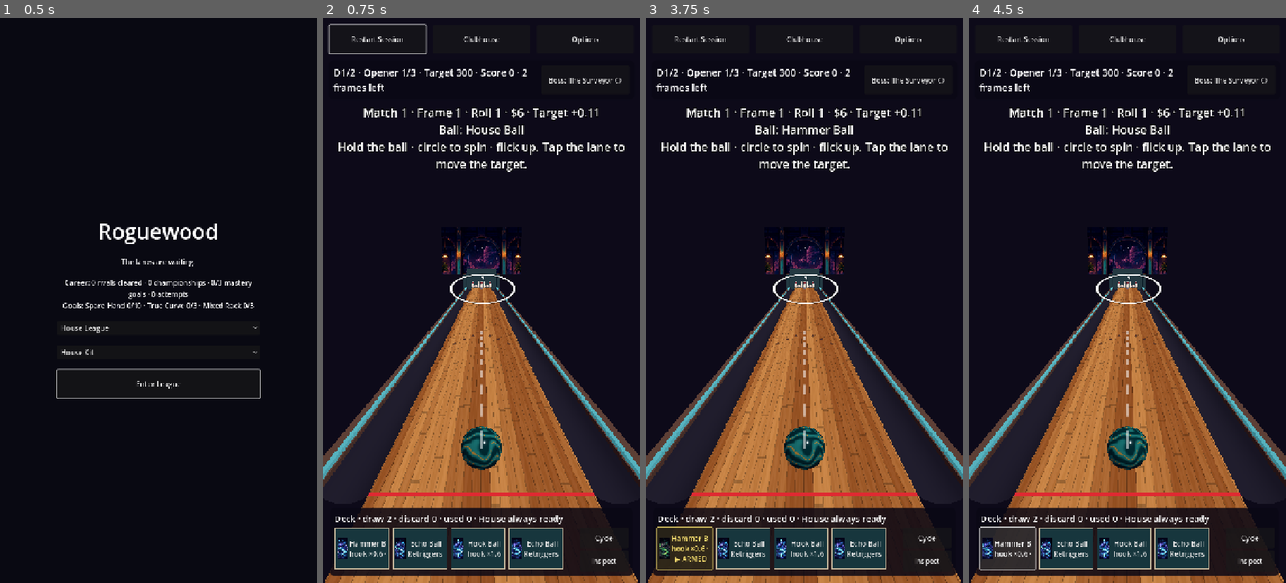
Above: before the commit, frames 1-4 (left to right).
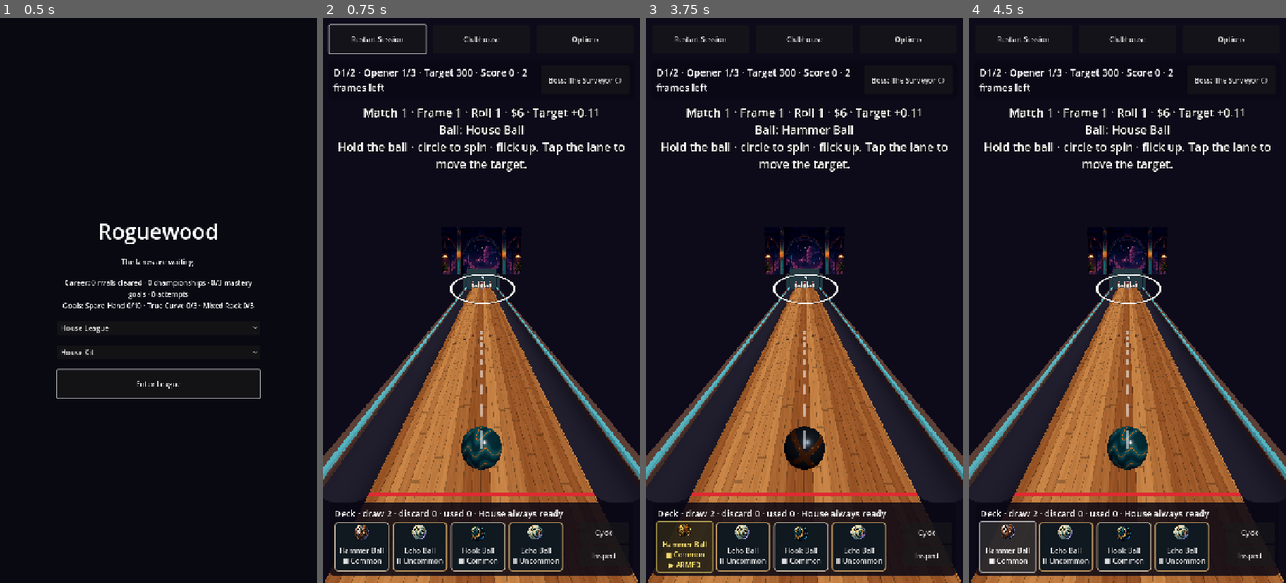
Above: after the commit, the same moments.

Repository: khoix/Roguewood
Game: Godot game, scene res://src/bootstrap/bootstrap.tscn
Two runs of this game, one before a commit and one after it. Both use one fixed random seed, a clock stepped at 60 frames per second and the inputs below.
Inputs:
- Up to frame 1 (0.5 s): no input
- Up to frame 2 (0.75 s): click "Enter League" at 0.5 s
- Up to frame 3 (3.75 s): click "Restart Session" at 1.25 s; click "Restart Session" at 2 s; click "Restart Session" at 2.75 s; click "Hammer Ball hook ×0.6 · mass …" (after the commit: "Hammer Ball ■ Common") at 3.5 s
- Up to frame 4 (4.5 s): click "Hammer Ball hook ×0.6 · mass …" (after the commit: "Hammer Ball ■ Common ▶ ARMED") at 4.25 s

Frame 1 is identical in both runs. In frame 2, 7.2% of the frame differs, in the area x 3-93%, y 72-98%; in frame 3, 6.8%; in frame 4, 6.6%.

Commit message:
feat: checkpoint E19-A01 ball identities and presentation asset bindings

Diff:
--- /dev/null
+++ b/assets/items/balls/echo-card.tres
@@ -0,0 +1,8 @@
+[gd_resource type="AtlasTexture" load_steps=2 format=3]
+
+[ext_resource type="Texture2D" path="res://assets/items/balls/a01-source.png" id="1"]
+
+[resource]
+atlas = ExtResource("1")
+region = Rect2(640, 640, 640, 640)
+filter_clip = true
--- /dev/null
+++ b/assets/items/balls/echo-frame.tres
@@ -0,0 +1,17 @@
+[gd_resource type="StyleBoxFlat" format=3]
+
+[resource]
+content_margin_left = 6.0
+content_margin_top = 6.0
+content_margin_right = 6.0
+content_margin_bottom = 6.0
+bg_color = Color(0.0627, 0.0941, 0.1255, 1)
+border_width_left = 3
+border_width_top = 2
+border_width_right = 3
+border_width_bottom = 2
+border_color = Color(0.73, 0.58, 0.36, 1)
+corner_radius_top_left = 8
+corner_radius_top_right = 8
+corner_radius_bottom_left = 8
+corner_radius_bottom_right = 8
--- /dev/null
+++ b/assets/items/balls/echo-material.tres
@@ -0,0 +1,7 @@
+[gd_resource type="ShaderMaterial" load_steps=2 format=3]
+
+[ext_resource type="Shader" path="res://assets/items/balls/identity.gdshader" id="1"]
+
+[resource]
+shader = ExtResource("1")
+shader_parameter/identity = 3
--- /dev/null
+++ b/assets/items/balls/hammer-card.tres
@@ -0,0 +1,8 @@
+[gd_resource type="AtlasTexture" load_steps=2 format=3]
+
+[ext_resource type="Texture2D" path="res://assets/items/balls/a01-source.png" id="1"]
+
+[resource]
+atlas = ExtResource("1")
+region = Rect2(0, 640, 640, 640)
+filter_clip = true
--- /dev/null
+++ b/assets/items/balls/hammer-frame.tres
@@ -0,0 +1,17 @@
+[gd_resource type="StyleBoxFlat" format=3]
+
+[resource]
+content_margin_left = 6.0
+content_margin_top = 6.0
+content_margin_right = 6.0
+content_margin_bottom = 6.0
+bg_color = Color(0.0627, 0.0941, 0.1255, 1)
+border_width_left = 2
+border_width_top = 2
+border_width_right = 2
+border_width_bottom = 2
+border_color = Color(0.77, 0.71, 0.61, 1)
+corner_radius_top_left = 8
+corner_radius_top_right = 8
+corner_radius_bottom_left = 8
+corner_radius_bottom_right = 8
--- /dev/null
+++ b/assets/items/balls/hammer-material.tres
@@ -0,0 +1,7 @@
+[gd_resource type="ShaderMaterial" load_steps=2 format=3]
+
+[ext_resource type="Shader" path="res://assets/items/balls/identity.gdshader" id="1"]
+
+[resource]
+shader = ExtResource("1")
+shader_parameter/identity = 2
--- /dev/null
+++ b/assets/items/balls/hook-card.tres
@@ -0,0 +1,8 @@
+[gd_resource type="AtlasTexture" load_steps=2 format=3]
+
+[ext_resource type="Texture2D" path="res://assets/items/balls/a01-source.png" id="1"]
+
+[resource]
+atlas = ExtResource("1")
+region = Rect2(640, 0, 640, 640)
+filter_clip = true
--- /dev/null
+++ b/assets/items/balls/hook-frame.tres
@@ -0,0 +1,17 @@
+[gd_resource type="StyleBoxFlat" format=3]
+
+[resource]
+content_margin_left = 6.0
+content_margin_top = 6.0
+content_margin_right = 6.0
+content_margin_bottom = 6.0
+bg_color = Color(0.0627, 0.0941, 0.1255, 1)
+border_width_left = 2
+border_width_top = 2
+border_width_right = 2
+border_width_bottom = 2
+border_color = Color(0.77, 0.71, 0.61, 1)
+corner_radius_top_left = 8
+corner_radius_top_right = 8
+corner_radius_bottom_left = 8
+corner_radius_bottom_right = 8
--- /dev/null
+++ b/assets/items/balls/hook-material.tres
@@ -0,0 +1,7 @@
+[gd_resource type="ShaderMaterial" load_steps=2 format=3]
+
+[ext_resource type="Shader" path="res://assets/items/balls/identity.gdshader" id="1"]
+
+[resource]
+shader = ExtResource("1")
+shader_parameter/identity = 1
--- /dev/null
+++ b/assets/items/balls/house-card.tres
@@ -0,0 +1,8 @@
+[gd_resource type="AtlasTexture" load_steps=2 format=3]
+
+[ext_resource type="Texture2D" path="res://assets/items/balls/a01-source.png" id="1"]
+
+[resource]
+atlas = ExtResource("1")
+region = Rect2(0, 0, 640, 640)
+filter_clip = true
--- /dev/null
+++ b/assets/items/balls/house-frame.tres
@@ -0,0 +1,17 @@
+[gd_resource type="StyleBoxFlat" format=3]
+
+[resource]
+content_margin_left = 6.0
+content_margin_top = 6.0
+content_margin_right = 6.0
+content_margin_bottom = 6.0
+bg_color = Color(0.0627, 0.0941, 0.1255, 1)
+border_width_left = 2
+border_width_top = 2
+border_width_right = 2
+border_width_bottom = 2
+border_color = Color(0.77, 0.71, 0.61, 1)
+corner_radius_top_left = 8
+corner_radius_top_right = 8
+corner_radius_bottom_left = 8
+corner_radius_bottom_right = 8
--- /dev/null
+++ b/assets/items/balls/house-material.tres
@@ -0,0 +1,7 @@
+[gd_resource type="ShaderMaterial" load_steps=2 format=3]
+
+[ext_resource type="Shader" path="res://assets/items/balls/identity.gdshader" id="1"]
+
+[resource]
+shader = ExtResource("1")
+shader_parameter/identity = 0
--- /dev/null
+++ b/assets/items/balls/identity.gdshader
@@ -0,0 +1,41 @@
+shader_type spatial;
+render_mode specular_schlick_ggx;
+// Object-local identity follows the physical rotation; no TIME, noise or flashes.
+uniform int identity = 0;
+varying vec3 local_position;
+void vertex() { local_position = VERTEX; }
+float band(float distance, float width) { return 1.0 - smoothstep(width, width + 0.018, abs(distance)); }
+void fragment() {
+ vec3 n = normalize(local_position);
+ // Fixed surface clusters; stable with both reduced-effects settings.
+ vec3 p = floor(n * 48.0) / 48.0;
+ vec3 petrol = vec3(0.035, 0.18, 0.21);
+ vec3 brass = vec3(0.72, 0.43, 0.16);
+ vec3 ivory = vec3(0.85, 0.83, 0.66);
+ vec3 c = petrol;
+ float metal = 0.25;
+ float rough = 0.22;
+ if (identity == 0) {
+  float vein = sin(p.y * 9.0 + sin(p.x * 7.0 + p.z * 4.0) * 1.8);
+  c = mix(petrol, vec3(0.07, 0.32, 0.34), smoothstep(-0.8, 0.7, vein));
+  c = mix(c, brass, smoothstep(0.95, 1.0, vein));
+ } else if (identity == 1) {
+  float crescent = band(length(p.xy - vec2(-0.12, 0.12)) - 0.67, 0.12);
+  crescent *= smoothstep(-0.3, 0.5, p.x) * smoothstep(-0.5, 0.3, p.z);
+  float seam = band(p.x + 0.35 * sin(p.y * 4.0 + p.z), 0.028);
+  c = mix(petrol, brass, max(crescent, seam * 0.8));
+  c += vec3(0.03) * band(p.y - 0.4, 0.02);
+ } else if (identity == 2) {
+  float straps = max(band(p.x + p.y * 0.7, 0.16), band(p.y - p.x * 0.7, 0.16));
+  c = mix(vec3(0.13, 0.16, 0.19), vec3(0.40, 0.20, 0.10), straps);
+  float rivet = band(length(fract(vec2(atan(n.z,n.x)*3.0, n.y*4.0))-0.5), 0.12);
+  c = mix(c, brass, rivet * straps);
+  metal = 0.78; rough = 0.34;
+ } else {
+  float rings = band(sin(acos(clamp(n.z, -1.0, 1.0)) * 12.0), 0.15);
+  c = mix(ivory, petrol, rings);
+  c = mix(c, brass, band(sin(acos(clamp(n.z, -1.0, 1.0)) * 12.0) - 0.28, 0.04));
+  rough = 0.27; metal = 0.35;
+ }
+ ALBEDO = c; METALLIC = metal; ROUGHNESS = rough; SPECULAR = 0.4;
+}
--- a/content/catalogue.json
+++ b/content/catalogue.json
@@ -27,13 +27,13 @@
       ],
       "incompatibilities": [],
       "assets": {
-        "icon": "",
-        "card": "",
-        "in_play": "",
-        "rarity_treatment": "",
-        "activation": "",
-        "sound": "",
-        "reduced_motion": ""
+        "icon": "res://assets/items/balls/house-card.tres",
+        "card": "res://assets/items/balls/house-card.tres",
+        "in_play": "res://assets/items/balls/house-material.tres",
+        "rarity_treatment": "res://assets/items/balls/house-frame.tres",
+        "activation": "",
+        "sound": "",
+        "reduced_motion": "res://assets/items/balls/house-card.tres"
       },
       "completeness": {
         "authored": true,
@@ -71,13 +71,13 @@
       ],
       "incompatibilities": [],
       "assets": {
-        "icon": "",
-        "card": "",
-        "in_play": "",
-        "rarity_treatment": "",
-        "activation": "",
-        "sound": "",
-        "reduced_motion": ""
+        "icon": "res://assets/items/balls/hook-card.tres",
+        "card": "res://assets/items/balls/hook-card.tres",
+        "in_play": "res://assets/items/balls/hook-material.tres",
+        "rarity_treatment": "res://assets/items/balls/hook-frame.tres",
+        "activation": "",
+        "sound": "",
+        "reduced_motion": "res://assets/items/balls/hook-card.tres"
       },
       "completeness": {
         "authored": true,
@@ -118,13 +118,13 @@
       ],
       "incompatibilities": [],
       "assets": {
-        "icon": "",
-        "card": "",
-        "in_play": "",
-        "rarity_treatment": "",
-        "activation": "",
-        "sound": "",
-        "reduced_motion": ""
+        "icon": "res://assets/items/balls/hammer-card.tres",
+        "card": "res://assets/items/balls/hammer-card.tres",
+        "in_play": "res://assets/items/balls/hammer-material.tres",
+        "rarity_treatment": "res://assets/items/balls/hammer-frame.tres",
+        "activation": "",
+        "sound": "",
+        "reduced_motion": "res://assets/items/balls/hammer-card.tres"
       },
       "completeness": {
         "authored": true,
@@ -172,13 +172,13 @@
       ],
       "incompatibilities": [],
       "assets": {
-        "icon": "",
-        "card": "",
-        "in_play": "",
-        "rarity_treatment": "",
-        "activation": "",
-        "sound": "",
-        "reduced_motion": ""
+        "icon": "res://assets/items/balls/echo-card.tres",
+        "card": "res://assets/items/balls/echo-card.tres",
+        "in_play": "res://assets/items/balls/echo-material.tres",
+        "rarity_treatment": "res://assets/items/balls/echo-frame.tres",
+        "activation": "",
+        "sound": "",
+        "reduced_motion": "res://assets/items/balls/echo-card.tres"
       },
       "completeness": {
         "authored": true,
--- a/src/presentation/card_hand.gd
+++ b/src/presentation/card_hand.gd
@@ -4,6 +4,7 @@
 ## lab tells it and reports presses; the lab and the rules models own every
 ## decision. Buttons work by touch, mouse and keyboard/gamepad focus.
 ## Developmental look; card art and foil are E12/E19.
+const ItemAssets = preload("res://src/presentation/item_assets.gd")
 signal card_pressed(uid: String)
 signal cycle_pressed
 signal inspect_requested(card: Dictionary, origin: Control)
@@ -71,6 +72,8 @@
 			buttons[uid].queue_free()
 			buttons.erase(uid)
 	for card in cards:
+		card = card.duplicate()
+		card["item_id"] = ItemAssets.identify(card)
 		card_data[card.uid] = card
 		var button: Button = buttons.get(card.uid)
 		if button == null:
@@ -99,9 +102,21 @@
 			cards_row.add_child(button)
 			buttons[card.uid] = button
 		cards_row.move_child(button, wanted.find(card.uid))
+		var icon := ItemAssets.slot(card.item_id, "icon") as Texture2D
+		if icon:
+			button.icon = icon
+			button.texture_filter = TEXTURE_FILTER_NEAREST
+			button.add_theme_constant_override("icon_max_width", 40)
+			button.icon_alignment = HORIZONTAL_ALIGNMENT_CENTER
+			button.vertical_icon_alignment = VERTICAL_ALIGNMENT_TOP
+			button.custom_minimum_size.y = 112
+			button.tooltip_text = "%s · BALL · %s\n%s" % [card.title, ItemAssets.rarity_mark(card.item_id), card.detail]
+			button.add_theme_stylebox_override("normal", ItemAssets.slot(card.item_id, "rarity_treatment"))
 		var mark: String = marks.get(card.uid, "")
 		var tag: String = {"ball": "▶ ARMED", "tactical": "▶ TACTIC", "keep": "★ KEEP"}.get(mark, "")
 		button.text = "%s\n%s%s" % [card.title, card.detail, ("\n" + tag) if not tag.is_empty() else ""]
+		if icon:
+			button.text = "%s\n%s%s" % [card.title, ItemAssets.rarity_mark(card.item_id), ("\n" + tag) if not tag.is_empty() else ""]
 		button.modulate = Color(1.0, 0.9, 0.45) if not mark.is_empty() else (Color(0.75, 0.9, 1.0) if card.kind == "tactical" else Color.WHITE)
 		button.disabled = not enabled
 	inspect_button.disabled = not enabled
--- a/src/presentation/card_inspector.gd
+++ b/src/presentation/card_inspector.gd
@@ -1,5 +1,7 @@
 extends Control
 ## Inspection never plays cards or changes their rarity. Finish samples are visual only.
+const ItemAssets = preload("res://src/presentation/item_assets.gd")
+var _item_texture: Texture2D
 signal closed
 const FINISHES = ["Common — matte", "Uncommon — metal", "Rare — border foil", "Epic — full foil", "Legendary — crown reveal"]
 const COLORS = [Color("c4b69b"),Color("bb935b"),Color("75cbd1"),Color("c691d9"),Color("e9b768")]
@@ -93,6 +95,7 @@
 	return atlas
 
 func inspect(card: Dictionary, origin: Control, reduce: bool) -> void:
+	_item_texture = ItemAssets.slot(ItemAssets.identify(card), "reduced_motion" if reduce else "card") as Texture2D
 	_origin = origin
 	reduced = reduce
 	selected_uid = card.uid
@@ -100,13 +103,14 @@
 	title.text = card.title
 	detail.text = "%s · %s\n%s" % [card.kind.capitalize(),card.get("rarity","common").capitalize(),card.detail]
 	show()
-	finish.select(0)
-	_finish_selected(0)
+	var initial := 1 if _item_texture and card.get("rarity", "common") == "uncommon" else 0
+	finish.select(initial)
+	_finish_selected(initial)
 	close_button.grab_focus()
 
 func _finish_selected(index: int) -> void:
 	skip_reveal()
-	art.texture = illustration(4 if index == 4 else _base_index)
+	art.texture = _item_texture if _item_texture else illustration(4 if index == 4 else _base_index)
 	foil.set_shader_parameter("strength",[0.0,0.15,0.65,0.8,0.9][index])
 	foil.set_shader_parameter("border_only",index <= 2)
 	foil.set_shader_parameter("tilt",Vector2.ZERO)
--- /dev/null
+++ b/src/presentation/item_assets.gd
@@ -0,0 +1,36 @@
+extends RefCounted
+## Read-only presentation adapter. Catalogue assets are paths, never gameplay data.
+## Older card view models omit item_id; exact unique display-name lookup bridges
+## them until the owning coordinator adds item_id to the view contract.
+static var _items: Dictionary = {}
+static var _names: Dictionary = {}
+
+static func _ensure() -> void:
+	if not _items.is_empty(): return
+	var data = JSON.parse_string(FileAccess.get_file_as_string("res://content/catalogue.json"))
+	for item in data.get("items", []):
+		_items[item.id] = item
+		_names[item.name] = item.id if not _names.has(item.name) else ""
+
+static func identify(view: Dictionary) -> String:
+	_ensure()
+	return str(view.get("item_id", _names.get(view.get("title", ""), "")))
+
+static func slot(item_id: String, name: String) -> Resource:
+	_ensure()
+	var path: String = _items.get(item_id, {}).get("assets", {}).get(name, "")
+	return load(path) if not path.is_empty() and ResourceLoader.exists(path) else null
+
+static func rarity_mark(item_id: String) -> String:
+	_ensure()
+	return "Ⅱ Uncommon" if _items.get(item_id, {}).get("rarity", "common") == "uncommon" else "■ Common"
+
+static func dress_ball(body: Node3D, item_id: String) -> void:
+	if not is_instance_valid(body) or body.get_meta("art_item_id", "") == item_id: return
+	var material := slot(item_id, "in_play") as Material
+	if material == null: return
+	for child in body.get_children():
+		if child is MeshInstance3D:
+			child.material_override = material
+			body.set_meta("art_item_id", item_id)
+			return # holes retain their dark material; physics children are untouched
--- a/src/presentation/motion_director.gd
+++ b/src/presentation/motion_director.gd
@@ -1,5 +1,6 @@
 extends Control
 ## Observes the real lab; never writes physics, equipment, frame reports or scores.
+const ItemAssets = preload("res://src/presentation/item_assets.gd")
 var lab: Control
 var rival: TextureRect
 var reaction: Label
@@ -69,6 +70,9 @@
 
 func _process(delta: float) -> void:
 	if not lab.lane: return
+	var ball_id: String = lab.lane.launch.get("ball_id", "ball.house") if lab.state in ["rolling", "result", "scoring", "frame_done"] else lab.armed_ball_id()
+	ItemAssets.dress_ball(lab.lane.ball, ball_id)
+	if is_instance_valid(lab.lane.aim_ball): ItemAssets.dress_ball(lab.lane.aim_ball, ball_id)
 	rival.position=Vector2(16,270 if size.y>size.x else 88)
 	rival.size=Vector2(76,108 if size.y>size.x else 72)
 	reaction.position=rival.position+(Vector2(0,112) if size.y>size.x else Vector2(84,8))
--- a/src/presentation/shop_panel.gd
+++ b/src/presentation/shop_panel.gd
@@ -4,6 +4,7 @@
 ## explicit replacements) with Cancel. A view only: the lab and the pure Shop and
 ## RunInventory own every rule and number. Touch, mouse and keyboard/gamepad focus
 ## all work. Developmental look; card art and foil are E12/E19.
+const ItemAssets = preload("res://src/presentation/item_assets.gd")
 signal offer_pressed(index: int)
 signal reroll_pressed
 signal remove_pressed
@@ -145,6 +146,12 @@
 	for i in offer_buttons.size():
 		var offer: Dictionary = view.offers[i]
 		var button: Button = offer_buttons[i]
+		button.icon = ItemAssets.slot(str(offer.get("item_id", "")), "icon") as Texture2D
+		button.expand_icon = true
+		button.texture_filter = TEXTURE_FILTER_NEAREST
+		button.icon_alignment = HORIZONTAL_ALIGNMENT_CENTER
+		button.vertical_icon_alignment = VERTICAL_ALIGNMENT_TOP
+		button.add_theme_constant_override("icon_max_width", 32)
 		button.text = offer.text
 		button.disabled = offer.state != "buy" or choice_sheet.visible
 		button.modulate = {"buy": Color.WHITE, "poor": Color(1.0, 0.75, 0.75), "blocked": Color(0.8, 0.8, 0.8), "sold": Color(0.6, 0.6, 0.6), "empty": Color(0.5, 0.5, 0.5)}[offer.state]
--- /dev/null
+++ b/tests/ball_art_journey.gd
@@ -0,0 +1,52 @@
+extends "res://tests/slice_journey.gd"
+const Assets = preload("res://src/presentation/item_assets.gd")
+
+func _run() -> void:
+	for arg in OS.get_cmdline_user_args():
+		if arg.begins_with("--artifact-dir="): artifact_dir = arg.trim_prefix("--artifact-dir=")
+	root.size = PORTRAIT
+	scene = load("res://src/bootstrap/bootstrap.tscn").instantiate()
+	root.add_child(scene)
+	await process_frame
+	await _focus_accept(scene.enter)
+	await _wait_for(func(): return scene.lab != null and scene.lab.state == "aim", "slice ready")
+	lab = scene.lab
+	await _focus_accept(scene.options)
+	await _focus_accept(lab.settings_panel.assist)
+	await _focus_accept(lab.settings_panel.close)
+	var found := false
+	for uid in lab.card_hand.card_data:
+		var data: Dictionary = lab.card_hand.card_data[uid]
+		var id: String = data.get("item_id", "")
+		_check(not id.is_empty(), "production card resolves stable asset ID")
+		_check(lab.card_hand.button_for(uid).icon == Assets.slot(id, "icon"), "hand uses production icon")
+		if id == "ball.echo" and not found:
+			found = true
+			var before: Dictionary = lab.run.to_dict()
+			await _focus_accept(lab.card_hand.inspect_button)
+			await _tap(lab.card_hand.button_for(uid))
+			_check(lab.inspector.visible and lab.inspector.art.texture == Assets.slot(id, "card"), "native inspect shows Echo identity")
+			await _capture("ball_inspect")
+			await _focus_accept(lab.inspector.close_button)
+			_check(lab.run.to_dict() == before, "inspection preserves all inventory and wallet state")
+	_check(found, "Echo inspection fixture available")
+	await _arm("ball.echo")
+	for i in range(3): await process_frame
+	_check(lab.lane.aim_ball.get_meta("art_item_id", "") == "ball.echo", "armed mesh has Echo material")
+	await _capture("ball_aim")
+	await _throw(STRIKE)
+	await _scored()
+	_check(lab.lane.ball.get_meta("art_item_id", "") == "ball.echo", "rolling physical mesh keeps committed identity")
+	await _capture("ball_scored")
+	root.size = Vector2i(800, 450)
+	await _focus_accept(scene.options)
+	await _focus_accept(lab.settings_panel.reduced_motion)
+	await _focus_accept(lab.settings_panel.close)
+	for i in range(12): await process_frame
+	await _capture("ball_reduced")
+	if failures.is_empty(): print("ROGUEWOOD_BALL_ART_OK")
+	quit(0 if failures.is_empty() else 1)
+
+func _capture(label: String) -> void:
+	for i in range(12): await process_frame
+	await super._capture(label)
--- /dev/null
+++ b/tools/capture_ball_art.gd
@@ -0,0 +1,74 @@
+extends SceneTree
+## Renders runtime resources at their intended UI sizes. Output is ignored evidence.
+const Assets = preload("res://src/presentation/item_assets.gd")
+const IDS := ["ball.house", "ball.hook", "ball.hammer", "ball.echo"]
+var destination := "res://artifacts/e19-a01/contact.png"
+func _initialize() -> void: call_deferred("_capture")
+func _capture() -> void:
+	for arg in OS.get_cmdline_user_args():
+		if arg.begins_with("--out="): destination = arg.trim_prefix("--out=")
+	root.size = Vector2i(1280, 720)
+	root.content_scale_size = Vector2i(1280, 720)
+	var canvas := Control.new()
+	canvas.set_anchors_and_offsets_preset(Control.PRESET_FULL_RECT)
+	root.add_child(canvas)
+	var bg := ColorRect.new()
+	bg.color = Color("101820")
+	bg.set_anchors_and_offsets_preset(Control.PRESET_FULL_RECT)
+	canvas.add_child(bg)
+	for i in range(4):
+		var id: String = IDS[i]
+		var panel := PanelContainer.new()
+		panel.position = Vector2(16 + i * 316, 20)
+		panel.size = Vector2(300, 680)
+		panel.add_theme_stylebox_override("panel", Assets.slot(id, "rarity_treatment"))
+		canvas.add_child(panel)
+		var box := VBoxContainer.new()
+		box.add_theme_constant_override("separation", 12)
+		panel.add_child(box)
+		_label(box, id.trim_prefix("ball.").capitalize() + " Ball", 24)
+		_texture(box, Assets.slot(id, "card"), 192)
+		_label(box, "BALL · " + Assets.rarity_mark(id), 18)
+		_texture(box, Assets.slot(id, "icon"), 48)
+		_label(box, "48 px icon · static / reduced", 16)
+		var viewport := SubViewport.new()
+		viewport.size = Vector2i(192,192)
+		viewport.own_world_3d = true
+		viewport.transparent_bg = true
+		viewport.render_target_update_mode = SubViewport.UPDATE_ALWAYS
+		canvas.add_child(viewport)
+		var mesh := MeshInstance3D.new()
+		var sphere := SphereMesh.new()
+		sphere.radius = 0.108
+		sphere.height = 0.216
+		mesh.mesh = sphere
+		mesh.material_override = Assets.slot(id, "in_play")
+		viewport.add_child(mesh)
+		var camera := Camera3D.new()
+		camera.position = Vector3(0,0,0.4)
+		viewport.add_child(camera)
+		var light := DirectionalLight3D.new()
+		light.rotation_degrees = Vector3(-25,-30,0)
+		viewport.add_child(light)
+		_texture(box, viewport.get_texture(), 128)
+		_label(box, "In-play material · no effects", 16)
+	for i in range(20): await process_frame
+	await RenderingServer.frame_post_draw
+	var result := root.get_texture().get_image().save_png(destination)
+	print("ROGUEWOOD_BALL_CONTACT_OK" if result == OK else "CONTACT_FAILED")
+	quit(0 if result == OK else 1)
+func _label(parent: Node, text_value: String, font: int) -> void:
+	var label := Label.new()
+	label.text = text_value
+	label.horizontal_alignment = HORIZONTAL_ALIGNMENT_CENTER
+	label.add_theme_font_size_override("font_size", font)
+	parent.add_child(label)
+func _texture(parent: Node, texture: Texture2D, pixels: int) -> void:
+	var rect := TextureRect.new()
+	rect.texture = texture
+	rect.texture_filter = CanvasItem.TEXTURE_FILTER_NEAREST
+	rect.expand_mode = TextureRect.EXPAND_IGNORE_SIZE
+	rect.stretch_mode = TextureRect.STRETCH_KEEP_ASPECT_CENTERED
+	rect.custom_minimum_size = Vector2(pixels,pixels)
+	rect.size_flags_horizontal = Control.SIZE_SHRINK_CENTER
+	parent.add_child(rect)
Binary file added: assets/items/balls/a01-source.png
Not shown, added: assets/items/balls/a01-source.png.import
Not shown, added: assets/items/balls/identity.gdshader.uid
Not shown, added: docs/art/briefs/E19-A01-source-prompt.txt
Not shown, added: src/presentation/item_assets.gd.uid
Not shown, added: tests/ball_art_journey.gd.uid
Not shown, added: tools/capture_ball_art.gd.uid
Not shown, changed: .github/workflows/bootstrap.yml
Not shown, changed: docs/AI-HANDOFF.md
Not shown, changed: docs/art/ASSET-LEDGER.md
Not shown, changed: docs/handoffs/E19-A01.md
